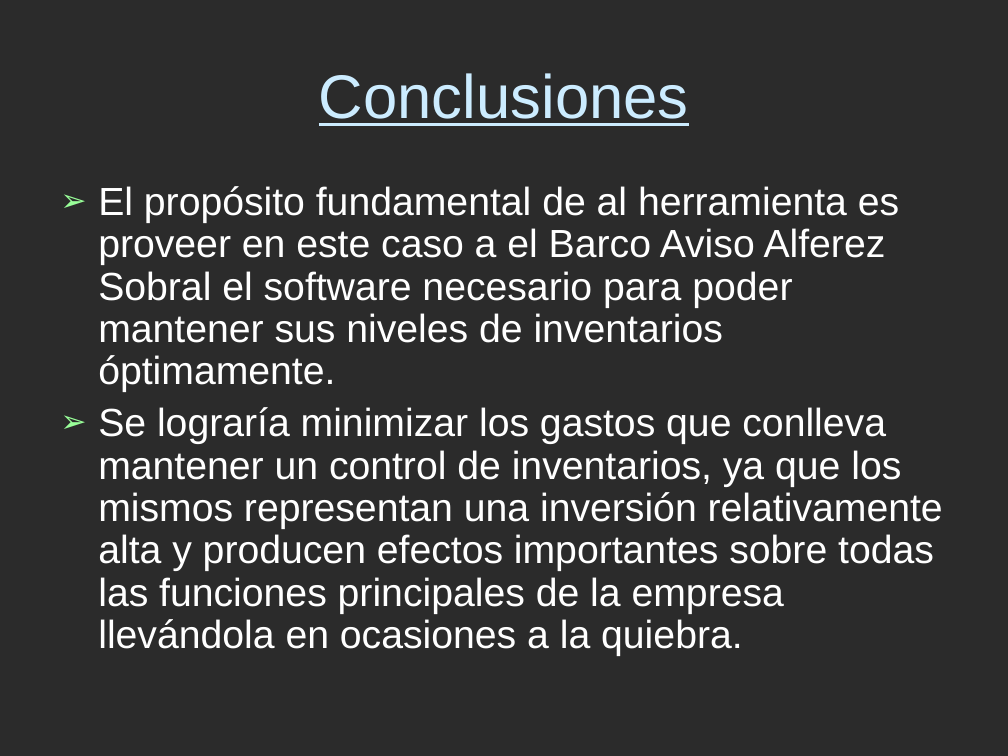
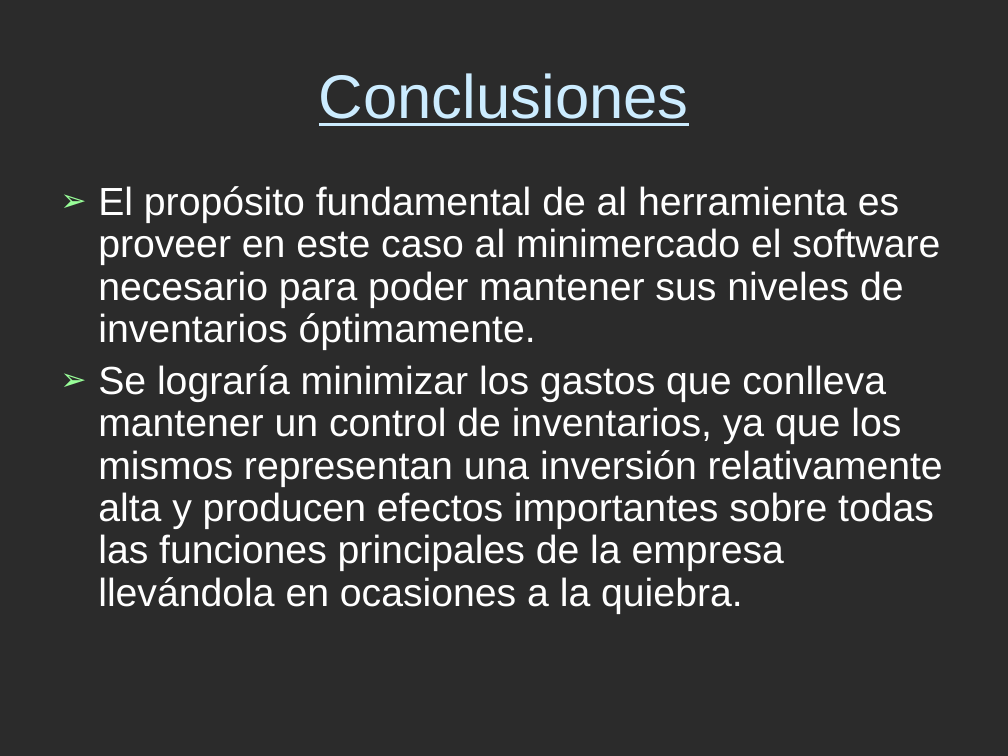
Before and after one commit to brunomontoya17/operativa, a slide deck: slide 19 of Trabajo Practico Especial-PPT 2.ppt. Drawn at 1008x756 pixels with LibreOffice and Linux fonts; fonts in the diff are those of the drawing; background and template pictures are left out; a plain dark background stands for a picture behind light text. Boxes give left, top, right and bottom in pixels: in the first picture for what was removed or moved away, otherwise in the second. Text is boxed around its words. In the diff, an @@ line names an element or a change of style, - is before the commit and + after.

```diff
--- a/Trabajo Practico Especial-PPT 2.ppt
+++ b/Trabajo Practico Especial-PPT 2.ppt
@@ text at [98,186,940,350]: text changed @@
-➢ El propósito fundamental de al herramienta es proveer en este caso a el Barco Aviso Alferez Sobral el software necesario para poder mantener sus niveles de inventarios óptimamente.
+➢ El propósito fundamental de al herramienta es proveer en este caso al minimercado el software necesario para poder mantener sus niveles de inventarios óptimamente.
```
Also in this commit, not shown: 2 other slides changed, 26 other files.
